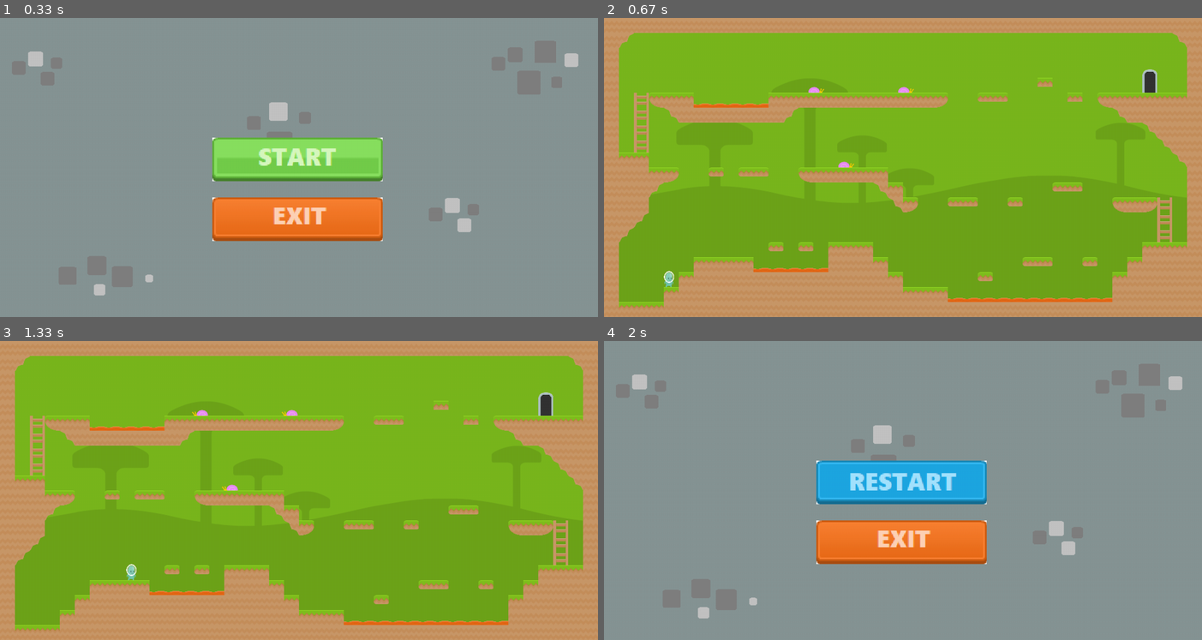
Above: before the commit, frames 1-4 (two rows, left to right).
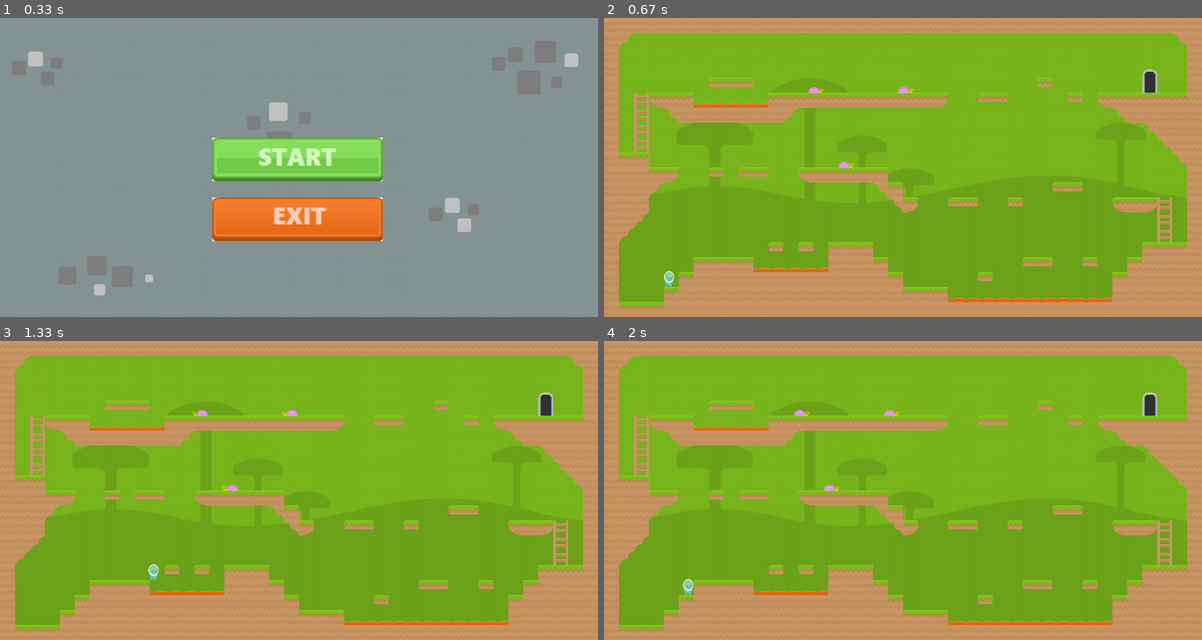
Above: after the commit, the same moments.

Repository: Dimitry0/My_pygame_project
Game: pygame game, started from game.py
The game is run twice, just before and just after one commit, with the same random seed, the same clock (stepped at 60 frames per second) and the same inputs.
Inputs (mouse positions are in pixels of both pictures, inside the frame that each line leads up to):
- Up to frame 1 (0.33 s): no input
- Up to frame 2 (0.67 s): click (903, 158) at 0.38 s
- Up to frame 3 (1.33 s): hold Space 0.67-1.13 s; hold Right 0.67-1.13 s; move the mouse to (275, 502) at 0.7 s; hold Right from 1.17 s (still down)
- Up to frame 4 (2 s): release Right at 1.63 s

Frame 1 is identical in both runs. In frame 2, 0.2% of the frame differs, in the area x 17-80%, y 20-28%; in frame 3, 0.3%; in frame 4, 100%, in the area x 0-100%, y 0-100%.

Commit message:
release v1.8

Diff:
--- a/game.py
+++ b/game.py
@@ -74,16 +74,16 @@
             key = pygame.key.get_pressed()
             if key[pygame.K_SPACE] and self.jumped == False and self.vel_y == 0:
                 # задаем высоту прыжка
-                self.vel_y = -11
+                self.vel_y = -12.5
                 self.jumped = True
             if not key[pygame.K_SPACE] and self.vel_y == 0:
                 self.jumped = False
             if key[pygame.K_LEFT]:
-                dx -= 3
+                dx -= 4
                 self.counter += 1
                 self.direction = -1
             if key[pygame.K_RIGHT]:
-                dx += 3
+                dx += 4
                 self.counter += 1
                 self.direction = 1
             if key[pygame.K_LEFT] == False and key[pygame.K_RIGHT] == False:
@@ -411,9 +411,9 @@
      0, 1],
     [1, 0, 0, 0, 0, 0, 0, 0, 0, 0, 0, 0, 0, 0, 0, 0, 0, 0, 0, 0, 0, 0, 0, 0, 0, 0, 0, 0, 0, 0, 0, 0, 0, 0, 0, 0, 8, 0,
      0, 1],
-    [1, 0, 0, 0, 0, 0, 0, 0, 0, 0, 0, 0, 0, 3, 0, 0, 0, 0, 0, 3, 0, 0, 0, 0, 0, 0, 0, 0, 0, 75, 0, 0, 0, 0, 0, 0, 7, 0,
+    [1, 0, 0, 0, 0, 0, 0, 74, 75, 76, 0, 0, 0, 3, 0, 0, 0, 0, 0, 3, 0, 0, 0, 0, 0, 0, 0, 0, 0, 73, 0, 0, 0, 0, 0, 0, 7, 0,
      0, 1],
-    [1, 0, 9, 70, 2, 2, 6, 6, 6, 6, 6, 2, 2, 2, 2, 2, 2, 2, 2, 2, 2, 2, 71, 0, 0, 74, 76, 0, 0, 0, 0, 75, 0, 70, 2, 2,
+    [1, 0, 9, 70, 2, 2, 6, 6, 6, 6, 6, 2, 2, 2, 2, 2, 2, 2, 2, 2, 2, 2, 71, 0, 0, 74, 76, 0, 0, 0, 0, 73, 0, 70, 2, 2,
      2, 2, 2, 1],
     [1, 0, 9, 0, 77, 1, 1, 1, 1, 1, 1, 1, 78, 0, 0, 0, 0, 0, 0, 0, 0, 0, 0, 0, 0, 0, 0, 0, 0, 0, 0, 0, 0, 0, 77, 1, 1,
      1, 1, 1],
@@ -498,14 +498,9 @@
             world.draw()
         # if player has died
         if game_over == -1:
-            screen.blit(menu_img, (0, 0))
-            if restart.draw():
-
-                player.reset(100, screen_height - 130)
-                game_over = 0
-            if exit.draw():
-
-                run = False
+            player = Player(100, screen_height - 130)
+            game_over = 0
+
         if game_over == 1:
             screen.blit(menu_img, (0, 0))
             draw_text('YOU WIN!', font, (255, 255, 255), (screen_width // 2) - 140, screen_height // 2)
Binary file added: requirements.txt
